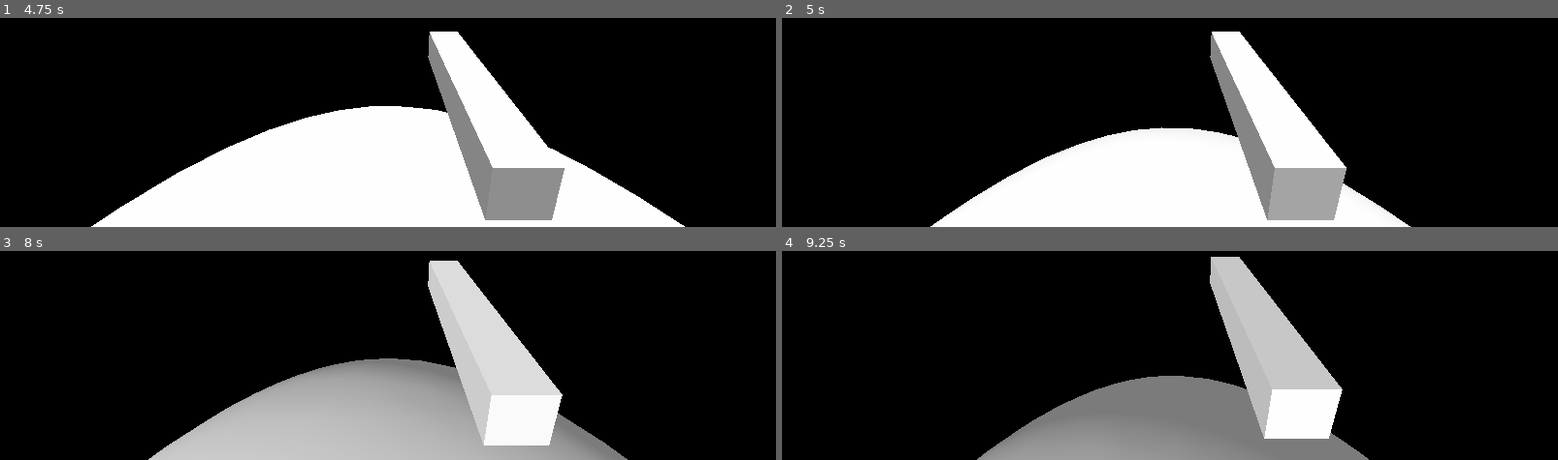
Above: before the commit, frames 1-4 (two rows, left to right).
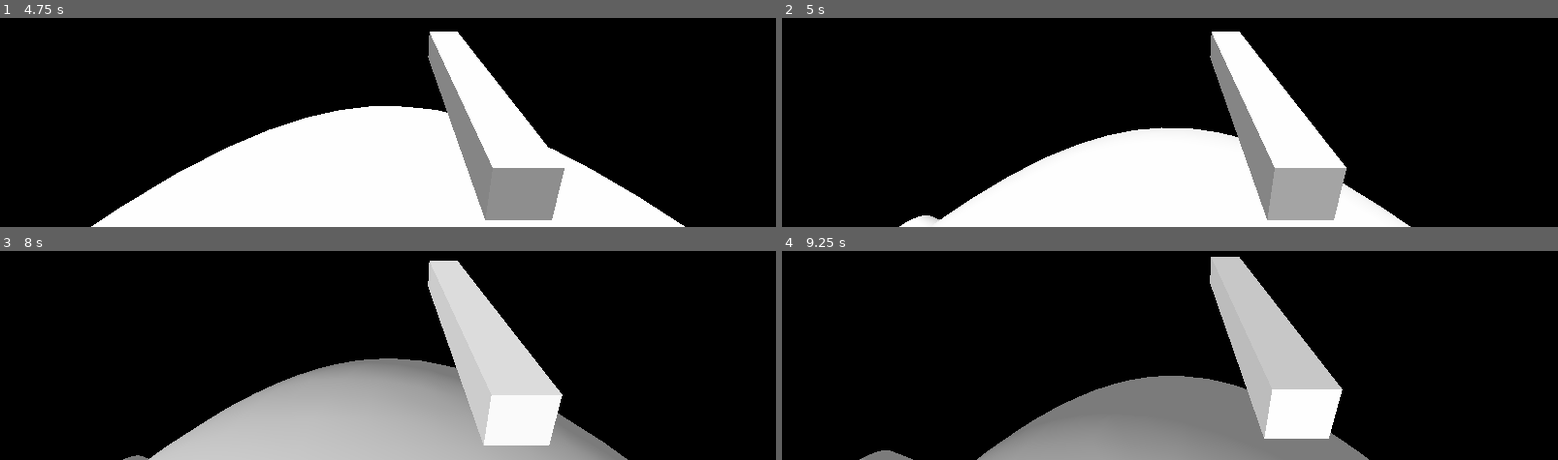
Above: after the commit, the same moments.

Repository: BliznyukNM/space-game
Game: Godot game, scene res://test/PlanetWalk.tscn
Two runs of this game, one before a commit and one after it. Both use one fixed random seed, a clock stepped at 60 frames per second and the inputs below. The project has no main scene, so this scene is started directly.
Inputs (mouse positions are in pixels of both pictures, inside the frame that each line leads up to):
- Up to frame 1 (4.75 s): move the mouse to (outside the picture) at 0.52 s; hold W (character_forward) from 0.53 s (still down); tap Space (character_jump) at 0.77, 1.52, 3.02, 3.77, 4.52 s; move the mouse to (outside the picture) at 1.27 s; move the mouse to (outside the picture) at 2.02 s; move the mouse to (outside the picture) at 2.77 s; move the mouse to (outside the picture) at 3.52 s; move the mouse to (outside the picture) at 4.27 s
- Up to frame 2 (5 s): keep holding W (character_forward)
- Up to frame 3 (8 s): move the mouse to (outside the picture) at 5.02 s; move the mouse to (outside the picture) at 5.77 s; release W (character_forward) at 5.78 s; hold D (character_right) 5.78-6.53 s; tap Space (character_jump) at 6.02, 6.77, 7.52 s; move the mouse to (outside the picture) at 6.52 s; hold W (character_forward) from 6.53 s (still down); move the mouse to (outside the picture) at 7.27 s
- Up to frame 4 (9.25 s): move the mouse to (outside the picture) at 8.02 s; move the mouse to (outside the picture) at 8.77 s; release W (character_forward) at 8.78 s; hold A (character_left) from 8.78 s (still down); tap Space (character_jump) at 9.02 s

Frame 1 is identical in both runs. In frame 2, 0.2% of the frame differs, in the area x 15-21%, y 94-100%; in frame 3, less than 0.1%; in frame 4, 0.2%, in the area x 10-17%, y 95-100%.

Commit message:
dunno

Diff:
--- a/space-game-client/src/Character.gd
+++ b/space-game-client/src/Character.gd
@@ -37,7 +37,7 @@
 
 	if not on_ground:
 		_velocity += _gravity * delta
-		_velocity = move_and_slide(_velocity, _gravity_up, false, 1)
+		_velocity = move_and_slide(_velocity, _gravity_up, true, 1)
 	else:
 		_velocity = Vector3.ZERO
 
--- a/space-game-client/test/PlanetWalk.tscn
+++ b/space-game-client/test/PlanetWalk.tscn
@@ -5,12 +5,12 @@
 [ext_resource path="res://src/Simulation.gd" type="Script" id=3]
 [ext_resource path="res://src/InputManager.gd" type="Script" id=4]
 
+[sub_resource type="CylinderShape" id=2]
+radius = 2.0
+height = 4.0
+
 [sub_resource type="CylinderMesh" id=1]
 bottom_radius = 2.0
-height = 4.0
-
-[sub_resource type="CylinderShape" id=2]
-radius = 2.0
 height = 4.0
 
 [node name="PlanetWalk" type="Node"]
@@ -28,15 +28,22 @@
 mass = 1000.0
 velocity = Vector3( 10, 10, 10 )
 
-[node name="Area" type="StaticBody" parent="Planet"]
+[node name="CollisionShape2" type="CollisionShape" parent="Planet"]
 transform = Transform( 0.1, 0, 0, 0, 0.1, 0, 0, 0, 0.1, 0, 1.15301, 0 )
+shape = SubResource( 2 )
 
-[node name="MeshInstance" type="MeshInstance" parent="Planet/Area"]
+[node name="MeshInstance" type="MeshInstance" parent="Planet/CollisionShape2"]
 mesh = SubResource( 1 )
 material/0 = null
 
-[node name="CollisionShape" type="CollisionShape" parent="Planet/Area"]
+[node name="CollisionShape3" type="CollisionShape" parent="Planet"]
+transform = Transform( 0.049514, 0.0868813, 0, -0.0868813, 0.049514, 0, 0, 0, 0.1, 1.05463, 0.532885, 0 )
 shape = SubResource( 2 )
+
+[node name="MeshInstance2" type="MeshInstance" parent="Planet/CollisionShape3"]
+transform = Transform( 1, 0, 0, 0, 1, 0, 0, 0, 1, 0, 0, 0 )
+mesh = SubResource( 1 )
+material/0 = null
 
 [node name="DirectionalLight" type="DirectionalLight" parent="."]
 
